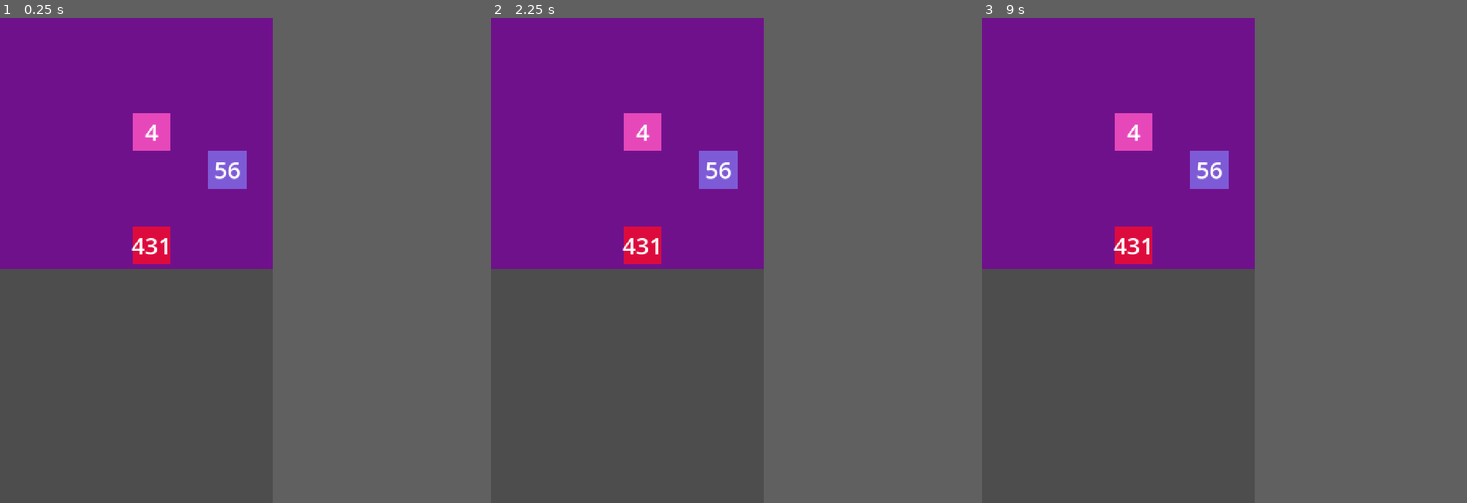
Above: before the commit, frames 1-3 (left to right).
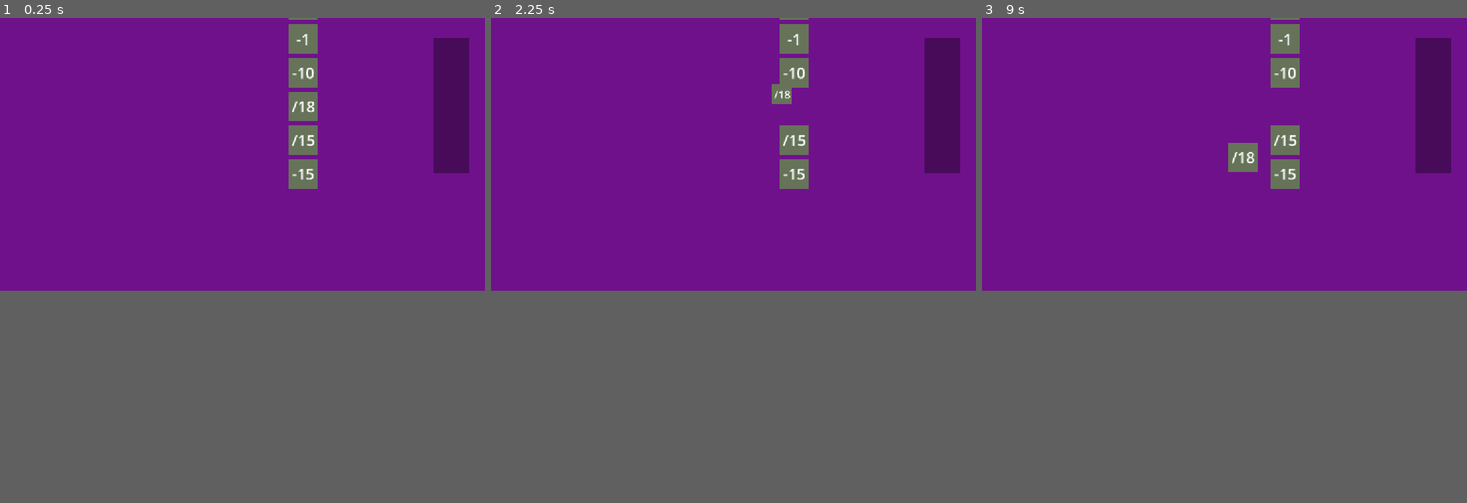
Above: after the commit, the same moments.

Repository: folktalesgaming/merge-down
Game: Godot game, scene res://scenes/GamePlay.tscn
The game is run twice, just before and just after one commit, with the same random seed, the same clock (stepped at 60 frames per second) and the same inputs. The project has no main scene, so this scene is started directly.
Inputs (mouse positions are in pixels of both pictures, inside the frame that each line leads up to):
- Up to frame 1 (0.25 s): no input
- Up to frame 2 (2.25 s): tap Enter at 0.5, 2 s; move the mouse to (685, 236) at 0.52 s; press the mouse at (685, 236) at 0.53 s; tap Space at 1.25 s; move the mouse to (573, 284) at 1.27 s; release the mouse at (573, 284) at 1.28 s; click (573, 284) at 1.35 s; move the mouse to (655, 153) at 2.02 s; press the mouse at (655, 153) at 2.03 s
- Up to frame 3 (9 s): tap Space at 2.75, 4.25 s; move the mouse to (1103, 357) at 2.77 s; release the mouse at (1103, 357) at 2.78 s; click (1103, 357) at 2.85 s; tap Enter at 3.5 s; move the mouse to (1200, 333) at 3.52 s; press the mouse at (1200, 333) at 3.53 s; move the mouse to (1035, 187) at 4.27 s; release the mouse at (1035, 187) at 4.28 s; click (1035, 187) at 4.35 s; move the mouse to (1132, 260) at 5.02 s; press the mouse at (1132, 260) at 5.03 s; move the mouse to (1079, 139) at 5.77 s; release the mouse at (1079, 139) at 5.78 s; click (1079, 139) at 5.85 s; move the mouse to (1176, 236) at 6.52 s; press the mouse at (1176, 236) at 6.53 s; move the mouse to (1064, 284) at 7.27 s; release the mouse at (1064, 284) at 7.28 s; click (1064, 284) at 7.35 s; move the mouse to (1146, 153) at 8.02 s; press the mouse at (1146, 153) at 8.03 s; move the mouse to (1103, 357) at 8.77 s; release the mouse at (1103, 357) at 8.78 s; click (1103, 357) at 8.85 s
In our replay, the window is 450x800 before the commit and 800x450 after it. These sizes can differ from the game's own. Grey fills any space a smaller window leaves; there, only what the larger window draws over its background counts as a difference.

The runs differ from the first frame. In frame 1, 8.3% of the frame differs, in the area x 0-97%, y 0-57%; in frame 2, 8.1%; in frame 3, 8.3%.

Commit message:
WIP: tile operate functionality implementation

Diff:
--- a/prefabs/Tile.tscn
+++ b/prefabs/Tile.tscn
@@ -4,12 +4,16 @@
 
 [sub_resource type="CanvasTexture" id="CanvasTexture_q4lci"]
 
+[sub_resource type="RectangleShape2D" id="RectangleShape2D_htemk"]
+size = Vector2(71, 72)
+
 [node name="Tile" type="Node2D" unique_id=256130380]
 script = ExtResource("1_7eqyh")
 
 [node name="Bg" type="Sprite2D" parent="." unique_id=122569874]
 unique_name_in_owner = true
-scale = Vector2(100, 100)
+self_modulate = Color(0, 0, 0, 1)
+scale = Vector2(70, 70)
 texture = SubResource("CanvasTexture_q4lci")
 
 [node name="NumVal" type="Label" parent="." unique_id=1848572405]
@@ -25,4 +29,16 @@
 grow_horizontal = 2
 grow_vertical = 2
 size_flags_horizontal = 4
-theme_override_font_sizes/font_size = 62
+theme_override_font_sizes/font_size = 36
+text = "1"
+
+[node name="DragArea" type="Area2D" parent="." unique_id=2003048907]
+
+[node name="CollisionShape2D" type="CollisionShape2D" parent="DragArea" unique_id=617698465]
+position = Vector2(-0.5, 0)
+shape = SubResource("RectangleShape2D_htemk")
+
+[connection signal="area_entered" from="DragArea" to="." method="_on_drag_area_area_entered"]
+[connection signal="area_exited" from="DragArea" to="." method="_on_drag_area_area_exited"]
+[connection signal="mouse_entered" from="DragArea" to="." method="_on_drag_area_mouse_entered"]
+[connection signal="mouse_exited" from="DragArea" to="." method="_on_drag_area_mouse_exited"]
--- a/project.godot
+++ b/project.godot
@@ -14,14 +14,23 @@
 config/features=PackedStringArray("4.7", "GL Compatibility")
 config/icon="res://icon.svg"
 
+[autoload]
+
+DragHelper="*uid://buekrju72jwsi"
+GameManager="*uid://wdaydwgf24ww"
+
 [display]
 
-window/size/viewport_width=720
-window/size/viewport_height=1280
-window/size/window_width_override=433
-window/size/window_height_override=770
 window/stretch/mode="canvas_items"
 window/stretch/aspect="expand"
+
+[input]
+
+click={
+"deadzone": 0.2,
+"events": [Object(InputEventMouseButton,"resource_local_to_scene":false,"resource_name":"","device":-1,"window_id":0,"alt_pressed":false,"shift_pressed":false,"ctrl_pressed":false,"meta_pressed":false,"button_mask":1,"position":Vector2(170, 24),"global_position":Vector2(182, 84),"factor":1.0,"button_index":1,"canceled":false,"pressed":true,"double_click":false,"script":null)
+]
+}
 
 [physics]
 
--- a/scripts/game_play.gd
+++ b/scripts/game_play.gd
@@ -1,42 +1,74 @@
+class_name GamePlay
 extends Node2D
 
+@onready var main_grid = %MainGrid
+@onready var operator_stack = %OperatorStack
+
 const TilePrefab = preload("res://prefabs/Tile.tscn")
+const DropZonePrefab = preload("res://prefabs/DropZone.tscn")
 
-var total: int = 1000
+var total: int = 0
+var board_size: int
 
 func _ready():
-	test()
 	# Initialize a board matrix of dynamic n*n size
+	# And
+	# Fill the board with random large number tiles
+	for i in range(board_size):
+		var row: Array[int] = []
+		row.resize(board_size)
+		for j in range(board_size):
+			row[j] = randi_range(10, 50)
+			total += row[j]
+			var tile = initiate_num_tile(row[j], i, j)
+			add_on_top_drop_zone(i, j, tile)
 
-	# Fill the board with random large number tiles
+		GameManager._board.append(row)
 
 	# Initialize a stack of operators with random operator tiles
-	pass
+	for i in range(7):
+		initiate_operator_tile(i+1)
 
-func test():
-	# TESTING
+# Initiate number tile in the board
+func initiate_num_tile(v: int, r: int, c: int) -> Tile:
 	var tile: Tile = TilePrefab.instantiate()
-	tile.position = Vector2(400, 300)
-	add_child(tile)
-	tile.init_tile(4)
+	tile.position = Vector2((c+1) * 100, (r+2) * 80)
+	main_grid.add_child(tile)
+	tile.init_tile(v)
 
-	var tile1: Tile = TilePrefab.instantiate()
-	tile1.position = Vector2(600, 400)
-	add_child(tile1)
-	tile1.init_tile(56)
+	return tile
 
-	var tile2: Tile = TilePrefab.instantiate()
-	tile2.position = Vector2(400, 600)
-	add_child(tile2)
-	tile2.init_tile(431)
+func add_on_top_drop_zone(r: int, c: int, tile: Tile):
+	var dropZone: DropZone = DropZonePrefab.instantiate()
+	dropZone.type = GlobalConst.DropZone.ON_TOP
+	dropZone.is_active = true
+	dropZone.tiles.append(tile)
+	dropZone.position = Vector2((c+1) * 100, (r+2) * 80)
+	main_grid.add_child(dropZone)
+
+# Initiate operator tile in the operator stack
+func initiate_operator_tile(
+	p: int,
+):
+	var rand_symbol = randi_range(0, GlobalConst.OperatorSymbol.size() - 2)
+	var rand_type = randi_range(1, GlobalConst.OperatorType.size() - 2)
+	var rand_value = randi_range(1, 20)
+
+	var tile: Tile = TilePrefab.instantiate()
+	var width = get_window().size.x
+	var height = get_window().size.y
+	tile.position = Vector2(width - 80, height - p * 80)
+
+	operator_stack.add_child(tile)
+	tile.init_tile(rand_value, rand_symbol, rand_type, p)
+
+	GameManager.add_operator_tile(tile)
 
 func _process(_delta):
-	# Wait for player selection
-
-	# based on the selection operate on tiles
-
 	# Add new operator tile on the operator stack
 	# Or do nothing if negative hazard happens
+	if GameManager._op_stack.size() < 7:
+		initiate_operator_tile(7)
 
 	# check for game finished
 	if total <= 0:
--- a/scripts/global_consts.gd
+++ b/scripts/global_consts.gd
@@ -12,3 +12,8 @@
 	SINGLE,
 	MULTI,
 }
+
+enum DropZone {
+	ON_TOP,
+	IN_BETWEEN,
+}
--- a/scripts/tile.gd
+++ b/scripts/tile.gd
@@ -4,56 +4,165 @@
 @onready var bg: Sprite2D = %Bg
 @onready var num_val: Label = %NumVal
 
-var value: int
-var symbol: GlobalConst.OperatorSymbol
-var type: GlobalConst.OperatorType
+# Internal properties of tile
+var _value: int
+var _symbol: GlobalConst.OperatorSymbol
+var _type: GlobalConst.OperatorType
+
+enum STATE {
+	IN_STACK,
+	MOVING_TO_BOARD,
+	MOVING_TO_STACK,
+	DROPING,
+	APPEARING,
+}
+
+var _state = STATE.IN_STACK
+var _tween
+
+# public properties of tile for actions like drag and drop
+var is_draggable: bool = false
+var operator_tile_position: int = 0
+var drop_zone: GlobalConst.DropZone = GlobalConst.DropZone.ON_TOP
+var initial_position: Vector2
+var is_in_drop_zone: bool = false
+var drop_zone_ref: DropZone
 
 # Generate a new tile with given value, symbol and type
 func init_tile(
 	v: int,
 	s: GlobalConst.OperatorSymbol = GlobalConst.OperatorSymbol.NONE,
-	t: GlobalConst.OperatorType = GlobalConst.OperatorType.NUM
+	t: GlobalConst.OperatorType = GlobalConst.OperatorType.NUM,
+	p: int = 0
 ):
-	value = v
-	symbol = s
-	type = t
+	_value = v
+	_symbol = s
+	_type = t
+	operator_tile_position = p
 
 	var to_add_val = ""
-	if symbol == GlobalConst.OperatorSymbol.SUB:
+	if _symbol == GlobalConst.OperatorSymbol.SUB:
 		to_add_val =  "-"
-	if symbol == GlobalConst.OperatorSymbol.DIVIDE:
+	if _symbol == GlobalConst.OperatorSymbol.DIVIDE:
 		to_add_val =  "/"
 
-	if type != GlobalConst.OperatorType.MULTI:
-		to_add_val = to_add_val + str(value)
+	if _type != GlobalConst.OperatorType.MULTI:
+		to_add_val = to_add_val + str(_value)
 	num_val.text = to_add_val
 
-	if type == GlobalConst.OperatorType.NUM:
+	if _type == GlobalConst.OperatorType.NUM:
 		var rng := RandomNumberGenerator.new()
-		rng.seed = value
+		rng.seed = _value
 		bg.self_modulate = Color(rng.randf(), rng.randf(), rng.randf(), 1)
-	elif type == GlobalConst.OperatorType.SINGLE:
-		bg.self_modulate = Color(0.4, 0.45, 0.35, 1)
-	elif type == GlobalConst.OperatorType.MULTI:
-		bg.self_modulate = Color(0.8, 0.3, 0.2, 1)
+
+		is_draggable = false
+	else:
+		if _type == GlobalConst.OperatorType.SINGLE:
+			drop_zone = GlobalConst.DropZone.ON_TOP
+			bg.self_modulate = Color(0.4, 0.45, 0.35, 1)
+		elif _type == GlobalConst.OperatorType.MULTI:
+			drop_zone = GlobalConst.DropZone.IN_BETWEEN
+			bg.self_modulate = Color(0.8, 0.3, 0.2, 1)
 
 # Operate on the tile with given value and symbol
 func operate(val: int, sym: GlobalConst.OperatorSymbol):
 	if sym == GlobalConst.OperatorSymbol.SUB:
-		value -= val
+		_value -= val
 	elif sym == GlobalConst.OperatorSymbol.DIVIDE:
-		var newValue: float = value % val
+		var newValue: float = _value % val
 		# if there is no reminder
 		if newValue == 0:
-			value /= val
+			_value /= val
 		else:
 			# else split tile
 			pass
 
-	if value <= 0:
-		if value < 0:
+	num_val.text = str(_value)
+
+	if _value <= 0:
+		if _value < 0:
 			# Change the 4th or 5th in line operator tile
 			# with this tile
 			pass
 
 		# destroy the tile
+
+func _process(delta):
+	if is_draggable:
+		if Input.is_action_just_pressed("click"):
+			scale = Vector2(.7, .7)
+		if Input.is_action_pressed("click"):
+			_state = STATE.MOVING_TO_BOARD
+			if !DragHelper.picked_operator_tile:
+				DragHelper.change_picked_tile(self)
+			global_position = lerp(global_position, get_global_mouse_position(), 65 * delta)
+		if Input.is_action_just_released("click"):
+			check_drop()
+	match _state:
+		STATE.MOVING_TO_STACK:
+			tween_position(STATE.IN_STACK, 0.4, initial_position)
+		STATE.DROPING:
+			tween_position(STATE.IN_STACK, 0.3, Vector2(self.position.x, self.position.y + 80))
+
+# change state to droping if operator below it is removed
+func drop_operator_tile(last_operator_pos: int):
+	if last_operator_pos < operator_tile_position:
+		operator_tile_position -= 1
+		_state = STATE.DROPING
+
+# animating the position of tile with tween
+func tween_position(next_state: STATE, tween_time: float, target_position: Vector2):
+	if _tween:
+		_tween.kill()
+
+	_tween = create_tween()
+	_tween.set_ease(Tween.EASE_IN_OUT)
+	_tween.set_trans(Tween.TRANS_CUBIC)
+	#_tween.set_parallel(true)
+
+	_tween.tween_property($".", "position", target_position, tween_time).from(self.position)
+
+	_state = next_state
+
+# checking if the operator tile is able to be droped or not
+func check_drop():
+	scale = Vector2(1, 1)
+	is_draggable = false
+
+	if is_in_drop_zone && drop_zone_ref:
+		if drop_zone_ref.type == GlobalConst.DropZone.ON_TOP:
+			var tile: Tile = drop_zone_ref.tiles[0]
+			tile.operate(_value, _symbol)
+
+			GameManager.consume_operator(self)
+		elif drop_zone_ref.type == GlobalConst.DropZone.IN_BETWEEN:
+			pass
+	else:
+		_state = STATE.MOVING_TO_STACK
+
+	DragHelper.remove_picked_tile()
+
+# on mouse enter in drag area 2D
+func _on_drag_area_mouse_entered():
+	if !DragHelper.picked_operator_tile && operator_tile_position > 0 && operator_tile_position < 4:
+		initial_position = self.position
+		is_draggable = true
+
+# on area entered inside the drop zone
+func _on_drag_area_area_entered(area):
+	if _type != GlobalConst.OperatorType.NUM:
+		if area is DropZone:
+			if area.type == drop_zone && area.is_active:
+				is_in_drop_zone = true
+				drop_zone_ref = area
+
+# on mouse exit the drag area 2D
+func _on_drag_area_mouse_exited():
+	if !DragHelper.picked_operator_tile:
+		is_draggable = false
+
+# on area exited the drop zone
+func _on_drag_area_area_exited(area):
+	if area == drop_zone_ref:
+		is_in_drop_zone = false
+		drop_zone_ref = null
